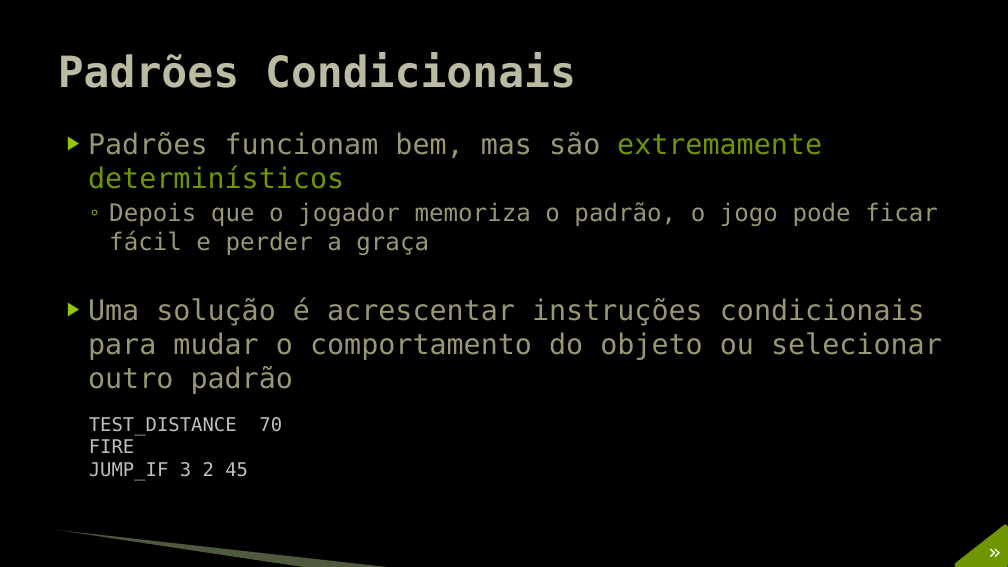
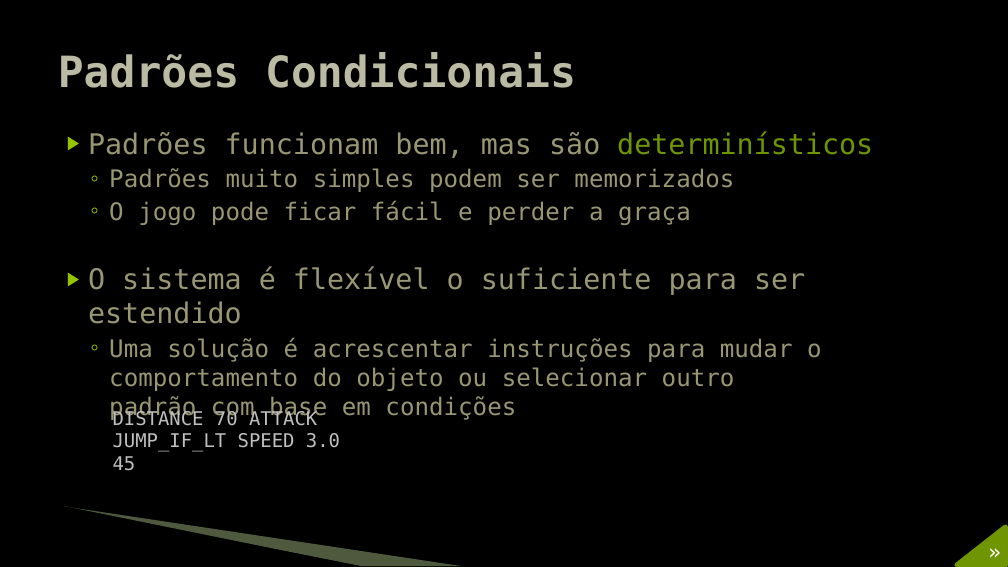
Before and after one commit to JudsonSS/Jogos, a slide deck: slide 7 of Slides/27. Padrões e Scripts.pptx. Drawn at 1008x567 pixels with LibreOffice and Linux fonts; fonts in the diff are those of the drawing; background and template pictures are left out. Boxes give left, top, right and bottom in pixels: in the first picture for what was removed or moved away, otherwise in the second. Text is boxed around its words. In the diff, an @@ line names an element or a change of style, - is before the commit and + after.

```diff
--- a/Slides/27. Padrões e Scripts.pptx
+++ b/Slides/27. Padrões e Scripts.pptx
@@ text at box(88, 131, 873, 421): text changed; size 27 to 23 pt @@
-▶ Padrões funcionam bem, mas são extremamente determinísticos
-  ◦ Depois que o jogador memoriza o padrão, o jogo pode ficar fácil e perder a graça
-▶ Uma solução é acrescentar instruções condicionais para mudar o comportamento do objeto ou selecionar outro padrão
+▶ Padrões funcionam bem, mas são determinísticos
+  ◦ Padrões muito simples podem ser memorizados
+  ◦ O jogo pode ficar fácil e perder a graça
+▶ O sistema é flexível o suficiente para ser estendido
+  ◦ Uma solução é acrescentar instruções para mudar o
+    comportamento do objeto ou selecionar outro
+    padrão com base em condições
@@ text at box(113, 410, 340, 452): text changed @@
-TEST_DISTANCE 70 FIRE
-JUMP_IF 3 2 45
+DISTANCE 70 ATTACK
+JUMP_IF_LT SPEED 3.0 45
@@ freeform shape: place and size @@
-freeform shape at box(54, 531, 306, 567)
+freeform shape at box(64, 508, 360, 566)
@@ freeform shape: place and size @@
-freeform shape at box(55, 530, 393, 567)
+freeform shape at box(66, 507, 463, 566)
```
Also in this commit, not shown: 7 other slides changed.
